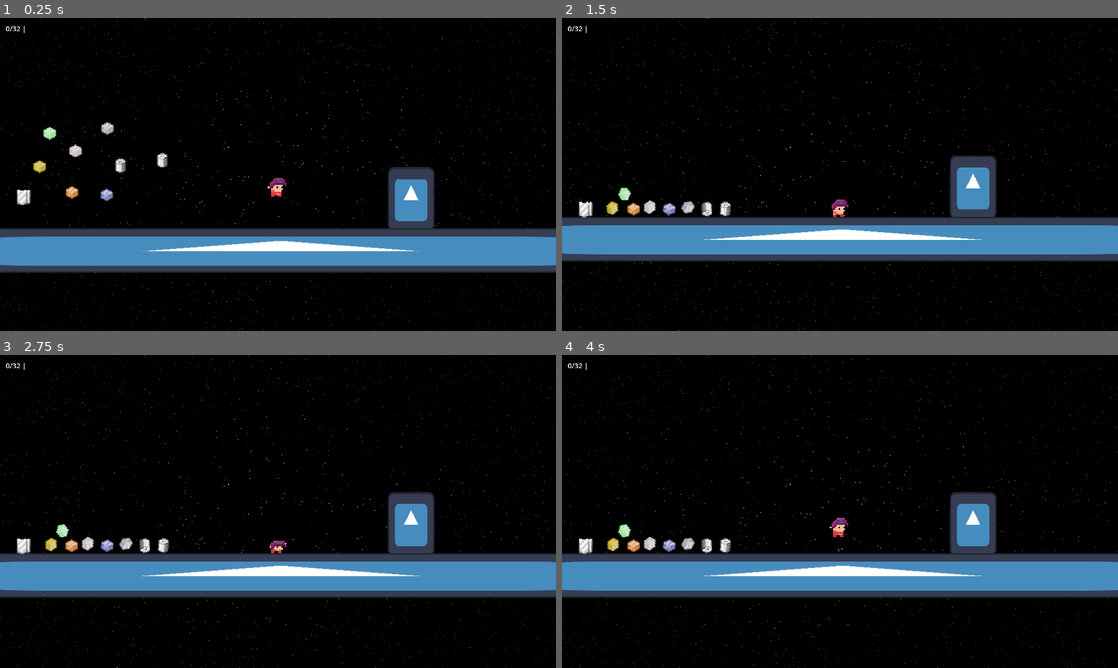
Above: before the commit, frames 1-4 (two rows, left to right).
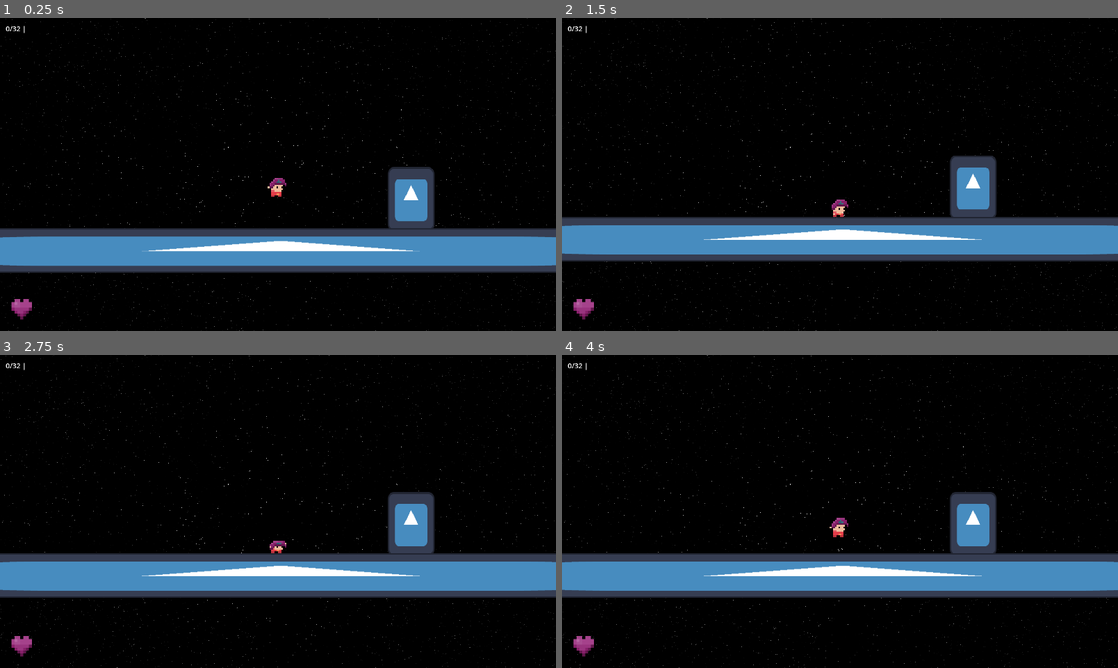
Above: after the commit, the same moments.

Repository: diamonddevv/github-game-off-2024
Game: Godot game, scene res://scenes/main.tscn
Same seed, same stepped clock (60 frames per second), same inputs: the game is played once before the commit and once after it. The engine's default icon, where the game draws it, is replaced by a stand-in: a white triangle on a blue panel in a dark square.
Inputs:
- Up to frame 1 (0.25 s): no input
- Up to frame 2 (1.5 s): tap Enter (accept_craft) at 0.5, 1.35 s; hold Right (inv_right) from 0.53 s (still down); tap F (use_item, bound only after the commit) at 0.6 s; tap W (jump) at 0.77 s
- Up to frame 3 (2.75 s): tap W (jump) at 1.52 s; tap F (use_item, bound only after the commit) at 1.55, 2.3 s; release Right (inv_right) at 2.03 s; hold Left (inv_left) from 2.03 s (still down); hold S (crouch) from 2.03 s (still down)
- Up to frame 4 (4 s): release Left (inv_left) at 2.78 s; release S (crouch) at 2.78 s; hold Right (inv_right) from 2.78 s (still down); tap E (interact) at 2.85 s; tap W (jump) at 3.02, 3.77 s; tap F (use_item, bound only after the commit) at 3.05, 3.8 s; tap Space (throw_item) at 3.6 s

The runs differ from the first frame. In frame 1, 0.9% of the frame differs, in the area x 2-31%, y 33-97%; in frame 2, 0.9%; in frame 3, 0.9%; in frame 4, 0.9%.

Commit message:
start environmental hazards, really simple health system

Diff:
--- a/prefabs/ui/overlay.tscn
+++ b/prefabs/ui/overlay.tscn
@@ -1,9 +1,14 @@
-[gd_scene load_steps=5 format=3 uid="uid://ctegtd3q4r0il"]
+[gd_scene load_steps=7 format=3 uid="uid://ctegtd3q4r0il"]
 
 [ext_resource type="Script" path="res://scripts/game/overlay/overlay.gd" id="1_eyi0l"]
 [ext_resource type="Script" path="res://scripts/game/overlay/crafting_ui.gd" id="2_h0lmu"]
 [ext_resource type="PackedScene" uid="uid://lmgyv58cbri8" path="res://prefabs/ui/inventory_cell.tscn" id="2_n2db1"]
 [ext_resource type="PackedScene" uid="uid://d0485n2y1rllf" path="res://prefabs/ui/crafting_cell.tscn" id="3_gulbh"]
+[ext_resource type="Texture2D" uid="uid://b5t5dtao8u56t" path="res://resources/texture/player/status_icons.png" id="5_vfh6x"]
+
+[sub_resource type="AtlasTexture" id="AtlasTexture_wr26l"]
+atlas = ExtResource("5_vfh6x")
+region = Rect2(0, 0, 16, 16)
 
 [node name="Overlay" type="CanvasLayer"]
 script = ExtResource("1_eyi0l")
@@ -126,6 +131,7 @@
 horizontal_alignment = 2
 
 [node name="VBoxContainer" type="VBoxContainer" parent="Crafting/VBoxContainer"]
+z_index = -1
 layout_mode = 2
 theme_override_constants/separation = 132
 
@@ -137,3 +143,19 @@
 
 [node name="CraftingCell3" parent="Crafting/VBoxContainer/VBoxContainer" instance=ExtResource("3_gulbh")]
 layout_mode = 2
+
+[node name="Health" type="TextureProgressBar" parent="."]
+anchors_preset = 2
+anchor_top = 1.0
+anchor_bottom = 1.0
+offset_left = 35.0
+offset_top = -115.0
+offset_right = 75.0
+offset_bottom = -75.0
+grow_vertical = 0
+scale = Vector2(2, 2)
+step = 0.1
+value = 50.0
+fill_mode = 4
+nine_patch_stretch = true
+texture_progress = SubResource("AtlasTexture_wr26l")
--- a/project.godot
+++ b/project.godot
@@ -20,6 +20,8 @@
 
 GlobalManager="*res://scripts/global_manager.gd"
 SignalBus="*res://scripts/signal_bus.gd"
+ItemUseAction="*res://scripts/game/item_use_actions.gd"
+EnvironmentManager="*res://scripts/game/environment/environment_manager.gd"
 
 [display]
 
@@ -110,6 +112,12 @@
 , Object(InputEventJoypadButton,"resource_local_to_scene":false,"resource_name":"","device":-1,"button_index":1,"pressure":0.0,"pressed":false,"script":null)
 ]
 }
+use_item={
+"deadzone": 0.5,
+"events": [Object(InputEventKey,"resource_local_to_scene":false,"resource_name":"","device":-1,"window_id":0,"alt_pressed":false,"shift_pressed":false,"ctrl_pressed":false,"meta_pressed":false,"pressed":false,"keycode":0,"physical_keycode":70,"key_label":0,"unicode":102,"location":0,"echo":false,"script":null)
+, Object(InputEventJoypadMotion,"resource_local_to_scene":false,"resource_name":"","device":-1,"axis":4,"axis_value":1.0,"script":null)
+]
+}
 
 [layer_names]
 
--- a/resources/data/item.json
+++ b/resources/data/item.json
@@ -26,7 +26,7 @@
 		},
 		{
 			"texture_idx": 6,
-			"item_name": "Lithium Battery"
+			"item_name": "Lithium Ingot"
 		},
 		{
 			"texture_idx": 7,
@@ -47,6 +47,20 @@
 		{
 			"texture_idx": 11,
 			"item_name": "Exhaust Pipe"
+		},
+		{
+			"texture_idx": 12,
+			"item_name": "Battery"
+		},
+		{
+			"texture_idx": 13,
+			"item_name": "Sandwich",
+			"use_action": "eat_sandwich"
+		},
+		{
+			"texture_idx": 14,
+			"item_name": "Acidity Tester",
+			"use_action": "test_acidity"
 		}
 	]
 }
--- a/resources/data/recipes.json
+++ b/resources/data/recipes.json
@@ -13,5 +13,43 @@
 				"count": 1
 			}
 		},
+		{
+			"name": "Lithium Battery",
+			"ingredients": [
+				{
+					"idx": 6,
+					"count" : 4
+				},
+				{
+					"idx": 4,
+					"count": 2
+				}
+			],
+			"output": {
+				"idx": 12,
+				"count": 1
+			}
+		},
+		{
+			"name": "Acidity Testing Probe",
+			"ingredients": [
+				{
+					"idx": 5,
+					"count": 1
+				},
+				{
+					"idx": 2,
+					"count": 8
+				},
+				{
+					"idx": 12,
+					"count": 3
+				}
+			],
+			"output": {
+				"idx": 14,
+				"count": 1
+			}
+		}
 	]
 }
--- /dev/null
+++ b/resources/shader/weather.gdshader
@@ -0,0 +1,44 @@
+// Rain and Snow shader by Brian Smith (steampunkdemon.itch.io)
+// MIT licence
+
+shader_type canvas_item;
+
+uniform bool enabled = false;
+
+uniform float rain_amount = 200.0;
+uniform float near_rain_length : hint_range(0.01, 1.0) = 0.2;
+uniform float far_rain_length : hint_range(0.01, 1.0) = 0.1;
+uniform float near_rain_width : hint_range(0.1, 1.0) = 1.0;
+uniform float far_rain_width : hint_range(0.1, 1.0) = 0.5;
+uniform float near_rain_transparency : hint_range(0.1, 1.0) = 1.0;
+uniform float far_rain_transparency : hint_range(0.1, 1.0) = 0.5;
+// Replace the below reference to source_color with hint_color if you are using a version of Godot before 4.
+uniform vec4 rain_color : source_color = vec4(0.8, 0.8, 0.8, 1.0);
+uniform float base_rain_speed : hint_range(0.1, 1.0) = 0.5;
+uniform float additional_rain_speed : hint_range(0.1, 1.0) = 0.5;
+uniform float slant : hint_range(-1.0, 1.0) = 0.2;
+
+void fragment() {
+	if (!enabled) discard;
+
+// To control the rainfall from your program comment out the below line and add a new uniform above as:
+// uniform float time = 10000.0;
+// Then update the time uniform from your _physics_process function by adding delta. You can then pause the rainfall by not changing the time uniform.
+	float time = 10000.0 + TIME;
+
+// Uncomment the following line if you are applying the shader to a TextureRect and using a version of Godot before 4.
+//	COLOR = texture(TEXTURE,UV);
+
+	vec2 uv = vec2(0.0);
+	float remainder = mod(UV.x - UV.y * slant, 1.0 / rain_amount);
+	uv.x = (UV.x - UV.y * slant) - remainder;
+	float rn = fract(sin(uv.x * rain_amount));
+	uv.y = fract((UV.y + rn));
+
+
+// Blurred trail. Works well for rain:
+	COLOR = mix(COLOR, rain_color, smoothstep(1.0 - (far_rain_length + (near_rain_length - far_rain_length) * rn), 1.0, fract(uv.y - time * (base_rain_speed + additional_rain_speed * rn))) * (far_rain_transparency + (near_rain_transparency - far_rain_transparency) * rn) * step(remainder * rain_amount, far_rain_width + (near_rain_width - far_rain_width) * rn));
+
+// No trail. Works well for snow:
+	//COLOR = mix(COLOR, rain_color, step(1.0 - (far_rain_length + (near_rain_length - far_rain_length) * rn), fract(uv.y - time * (base_rain_speed + additional_rain_speed * rn))) * (far_rain_transparency + (near_rain_transparency - far_rain_transparency) * rn) * step(remainder * rain_amount, far_rain_width + (near_rain_width - far_rain_width) * rn));
+}
--- a/scenes/main.tscn
+++ b/scenes/main.tscn
@@ -1,10 +1,11 @@
-[gd_scene load_steps=8 format=3 uid="uid://x1wnb4p14002"]
+[gd_scene load_steps=10 format=3 uid="uid://x1wnb4p14002"]
 
 [ext_resource type="PackedScene" uid="uid://8a2k2x5xwnca" path="res://prefabs/game/player.tscn" id="1_fh0k4"]
 [ext_resource type="Shader" path="res://resources/shader/world_bg.gdshader" id="1_p2fpp"]
+[ext_resource type="Script" path="res://scripts/game/main_manager.gd" id="1_sv1t4"]
 [ext_resource type="Texture2D" uid="uid://c166ris5i5wey" path="res://resources/texture/icon.svg" id="2_4hfnb"]
-[ext_resource type="PackedScene" uid="uid://cdlma6utfm0qh" path="res://prefabs/game/item.tscn" id="3_jimpc"]
 [ext_resource type="PackedScene" uid="uid://cre8hki0xv04h" path="res://prefabs/game/crafting_station.tscn" id="4_bf0qj"]
+[ext_resource type="Shader" path="res://resources/shader/weather.gdshader" id="6_wrrao"]
 
 [sub_resource type="ShaderMaterial" id="ShaderMaterial_82p1v"]
 shader = ExtResource("1_p2fpp")
@@ -13,7 +14,23 @@
 [sub_resource type="RectangleShape2D" id="RectangleShape2D_srnl2"]
 size = Vector2(128, 128)
 
+[sub_resource type="ShaderMaterial" id="ShaderMaterial_s305f"]
+shader = ExtResource("6_wrrao")
+shader_parameter/enabled = false
+shader_parameter/rain_amount = 15000.0
+shader_parameter/near_rain_length = 0.05
+shader_parameter/far_rain_length = 0.01
+shader_parameter/near_rain_width = 1.0
+shader_parameter/far_rain_width = 0.5
+shader_parameter/near_rain_transparency = 0.45
+shader_parameter/far_rain_transparency = 0.35
+shader_parameter/rain_color = Color(0.8, 0.8, 0.8, 1)
+shader_parameter/base_rain_speed = 0.1
+shader_parameter/additional_rain_speed = 0.1
+shader_parameter/slant = 0.2
+
 [node name="main" type="Node2D"]
+script = ExtResource("1_sv1t4")
 
 [node name="background" type="ColorRect" parent="."]
 material = SubResource("ShaderMaterial_82p1v")
@@ -29,6 +46,8 @@
 grow_horizontal = 2
 grow_vertical = 2
 color = Color(0, 0, 0, 1)
+
+[node name="CanvasModulate" type="CanvasModulate" parent="."]
 
 [node name="StaticBody2D2" type="StaticBody2D" parent="."]
 position = Vector2(375, -148)
@@ -58,36 +77,18 @@
 [node name="Player" parent="." instance=ExtResource("1_fh0k4")]
 position = Vector2(-8, -219)
 
-[node name="Item" parent="." instance=ExtResource("3_jimpc")]
-position = Vector2(-461, -273)
-
-[node name="Item9" parent="." instance=ExtResource("3_jimpc")]
-position = Vector2(-341, -288)
-
-[node name="Item2" parent="." instance=ExtResource("3_jimpc")]
-position = Vector2(-741, -183)
-item_idx = 1
-
-[node name="Item3" parent="." instance=ExtResource("3_jimpc")]
-position = Vector2(-604, -196)
-item_idx = 2
-
-[node name="Item4" parent="." instance=ExtResource("3_jimpc")]
-position = Vector2(-504, -189)
-item_idx = 3
-
-[node name="Item5" parent="." instance=ExtResource("3_jimpc")]
-position = Vector2(-591, -318)
-item_idx = 4
-
-[node name="Item6" parent="." instance=ExtResource("3_jimpc")]
-position = Vector2(-697, -273)
-item_idx = 5
-
-[node name="Item7" parent="." instance=ExtResource("3_jimpc")]
-position = Vector2(-499, -383)
-item_idx = 8
-
-[node name="Item8" parent="." instance=ExtResource("3_jimpc")]
-position = Vector2(-668, -369)
-item_idx = 10
+[node name="RainOverlay" type="ColorRect" parent="."]
+z_index = 10
+material = SubResource("ShaderMaterial_s305f")
+anchors_preset = 8
+anchor_left = 0.5
+anchor_top = 0.5
+anchor_right = 0.5
+anchor_bottom = 0.5
+offset_left = -12500.0
+offset_top = -12500.0
+offset_right = 12500.0
+offset_bottom = 12500.0
+grow_horizontal = 2
+grow_vertical = 2
+color = Color(1, 1, 1, 0)
--- /dev/null
+++ b/scripts/game/environment/environment_manager.gd
@@ -0,0 +1,20 @@
+extends Node
+class_name _EnvironmentManager
+
+var current: EnvironmentalEvents = EnvironmentalEvents.new()
+
+func _ready() -> void:
+	return
+	current.gravity_modifier = randf_range(0.5, 2)
+	current.light_tint = Color.hex(randi())
+	current.light_tint.a = 1
+	current.rain = randf() >= 0.5
+	current.rain_toxicity = randf()
+
+
+
+class EnvironmentalEvents:
+	var gravity_modifier: float = 1
+	var light_tint: Color = Color.WHITE
+	var rain: bool = false
+	var rain_toxicity: float = 0.0
--- a/scripts/game/item.gd
+++ b/scripts/game/item.gd
@@ -6,6 +6,7 @@
 const ITEMS_H: int = 16
 const ITEMS_SEP: int = 1
 
+const USE_ACTION_NONE: String = "none";
 
 @onready var sprite: Sprite2D = $Sprite
 
--- /dev/null
+++ b/scripts/game/item_use_actions.gd
@@ -0,0 +1,13 @@
+extends Node
+class_name ItemUseActions
+
+func none(overlay: Overlay):
+	pass
+
+
+func eat_sandwich(overlay: Overlay):
+	overlay.inventory.remove_item(overlay.get_item_idx(), 1)
+
+func test_acidity(overlay: Overlay):
+	print("something about testing acidity")
+	overlay.inventory.remove_item(overlay.get_item_idx(), 1)
--- /dev/null
+++ b/scripts/game/main_manager.gd
@@ -0,0 +1,12 @@
+extends Node2D
+class_name MainManager
+
+@onready var canvas_modulate: CanvasModulate = $CanvasModulate
+@onready var rain: ShaderMaterial = $RainOverlay.material
+
+func _ready() -> void:
+	pass
+
+func _process(_delta: float) -> void:
+	canvas_modulate.color = EnvironmentManager.current.light_tint;
+	rain.set_shader_parameter("enabled", EnvironmentManager.current.rain)
--- a/scripts/game/overlay/crafting_cell.gd
+++ b/scripts/game/overlay/crafting_cell.gd
@@ -31,6 +31,7 @@
 
 	if checked_inventory:
 		checked_inventory.updated.connect(_inventory_updated)
+		can_craft()
 
 
 func _process(_delta: float) -> void:
--- a/scripts/game/overlay/crafting_ui.gd
+++ b/scripts/game/overlay/crafting_ui.gd
@@ -17,7 +17,7 @@
 
 func _process(_delta: float) -> void:
 
-	if len(cells) > 0:
+	if len(cells) > 0 and visible:
 		cells[selected_idx].selected = false
 
 		if Input.is_action_just_pressed("craft_nav_up"):
@@ -36,8 +36,11 @@
 
 	crafting_label.text = "%s | Crafting" % [cells[selected_idx].recipe.recipe_name]
 
-
-
+	create_tween().tween_property(
+		crafting_vbox, "position", Vector2(0, (selected_idx * -132.0) + 38), 0.1
+	).set_trans(
+		Tween.TRANS_QUART
+	)
 
 func _populate():
 	cells = []
--- a/scripts/game/overlay/overlay.gd
+++ b/scripts/game/overlay/overlay.gd
@@ -6,10 +6,12 @@
 var inv_cells: Array[InventoryCell]
 var can_craft: bool
 var crafting_open: bool
+var can_use_this_item: bool
 
 
 @onready var capacity: Label = $Inventory/VBoxContainer/Label
 @onready var cells: GridContainer = $Inventory/VBoxContainer/Cells
+@onready var health: TextureProgressBar = $Health
 
 @onready var crafting_root: CraftingUi = $Crafting
 
@@ -40,7 +42,15 @@
 	if can_craft and not crafting_open:
 		capacity.text += " | Interact to Craft"
 
+
+	can_use_this_item = get_can_use_item()
+	if can_use_this_item:
+		capacity.text += " | Can Use"
+
 	crafting_root.visible = crafting_open
+
+	health.max_value = GlobalManager.player.max_health
+	health.value = GlobalManager.player.health
 
 func _populate() -> void:
 	inv_cells = []
@@ -49,7 +59,7 @@
 		c.queue_free()
 
 	for item_idx in inventory.items.keys():
-		var cell := _make_cell(item_idx, inventory.items[item_idx])
+		var cell: InventoryCell = _make_cell(item_idx, inventory.items[item_idx])
 		inv_cells.append(cell)
 		cells.add_child(cell)
 
@@ -75,3 +85,18 @@
 		return -1
 	else:
 		return inv_cells[selected_idx].item_idx
+
+
+func get_can_use_item() -> bool:
+	if selected_idx < 0:
+		return false
+	else:
+		return GlobalManager.item_types[get_item_idx()].use_action != Item.USE_ACTION_NONE
+
+
+func use_item() -> void:
+	if can_use_this_item:
+		ItemUseAction.call(
+			GlobalManager.item_types[get_item_idx()].use_action,
+			self
+		)
--- a/scripts/global_manager.gd
+++ b/scripts/global_manager.gd
@@ -17,10 +17,11 @@
 	item_types = []
 	var data: Array = JSON.parse_string(FileAccess.open(items_json_path, FileAccess.READ).get_as_text())["items"]
 
-	for d in data:
+	for d: Dictionary in data:
 		var item_type = ItemType.new()
 		item_type.item_name = d["item_name"]
 		item_type.item_texture_index = d["texture_idx"]
+		item_type.use_action = d.get("use_action", Item.USE_ACTION_NONE)
 
 		item_types.append(item_type)
 
@@ -28,22 +29,35 @@
 	recipes = []
 	var data: Array = JSON.parse_string(FileAccess.open(recipes_json_path, FileAccess.READ).get_as_text())["recipes"]
 
-	for d in data:
+	for d: Dictionary in data:
 		var recipe := CraftRecipe.new()
 		recipe.recipe_name = d["name"]
 		recipe.ingredients = []
 		recipe.output = ItemInstance.new()
 
 		recipe.output.idx = d["output"]["idx"]
-		recipe.output.count = d["output"]["count"]
+		recipe.output.count = (d["output"] as Dictionary).get("count", 1)
 
-		for i in d["ingredients"]:
+		for i: Dictionary in d["ingredients"]:
 			var ing := ItemInstance.new()
 			ing.idx = i["idx"]
-			ing.count = i["count"]
+			ing.count = i.get("count", 1)
 			recipe.ingredients.append(ing)
 
 		recipes.append(recipe)
+
+	if OS.is_debug_build():
+		for item: ItemType in item_types:
+			var recipe := CraftRecipe.new()
+
+			recipe.recipe_name = "DEBUG : %s" % item.item_name
+			recipe.ingredients = []
+			recipe.output = ItemInstance.new()
+			recipe.output.idx = item_types.find(item)
+			recipe.output.count = 1
+
+			recipes.append(recipe)
+
 
 
 static func get_texture_region_indexed(index: int, width: int, height: int, seperation: int, row: int) -> Rect2i:
@@ -67,3 +81,4 @@
 class ItemType:
 	var item_name: String
 	var item_texture_index: int
+	var use_action: String
--- a/scripts/player/player.gd
+++ b/scripts/player/player.gd
@@ -7,7 +7,7 @@
 const JUMP_ANIM := &"jump"
 const CROUCH_ANIM := &"crouch"
 
-
+signal on_die()
 
 @export var speed: float = 2.0
 @export var jump_force: float = 6.0
@@ -15,6 +15,7 @@
 @export var max_fall_speed: float = 10.0
 @export var max_jumps: int = 2
 @export var jump_height_falloff: float = 0.9
+@export var max_health: float = 100
 
 @onready var sprite: AnimatedSprite2D = $Sprite
 @onready var jump_particle: CPUParticles2D = $Sprite/JumpParticle
@@ -24,6 +25,7 @@
 @onready var player_inventory: Inventory = $Inventory
 
 var overlay: Overlay
+var health: float
 
 var _jumps_left: int = 0
 var _last_on_ground: bool = false
@@ -37,6 +39,8 @@
 	overlay.inventory = player_inventory
 
 	get_tree().get_current_scene().add_child.call_deferred(overlay)
+
+	health = max_health
 
 func _physics_process(delta: float) -> void:
 	_player_movement(delta)
@@ -64,10 +68,16 @@
 
 		player_inventory.remove_item(item_idx, 1)
 
+	if Input.is_action_just_pressed("use_item"):
+		overlay.use_item()
+
+	if health <= 0:
+		on_die.emit()
+
 func get_grav() -> float:
 	if velocity.y > 0:
-		return gravity
-	return gravity * 1.4
+		return gravity * EnvironmentManager.current.gravity_modifier
+	return gravity * 1.4 * EnvironmentManager.current.gravity_modifier
 
 func _player_movement(delta: float) -> void:
 	# gravity
Binary file changed: resources/texture/items.png
Binary file added: resources/texture/player/status_icons.png
Not shown, added: resources/texture/player/status_icons.png.import
